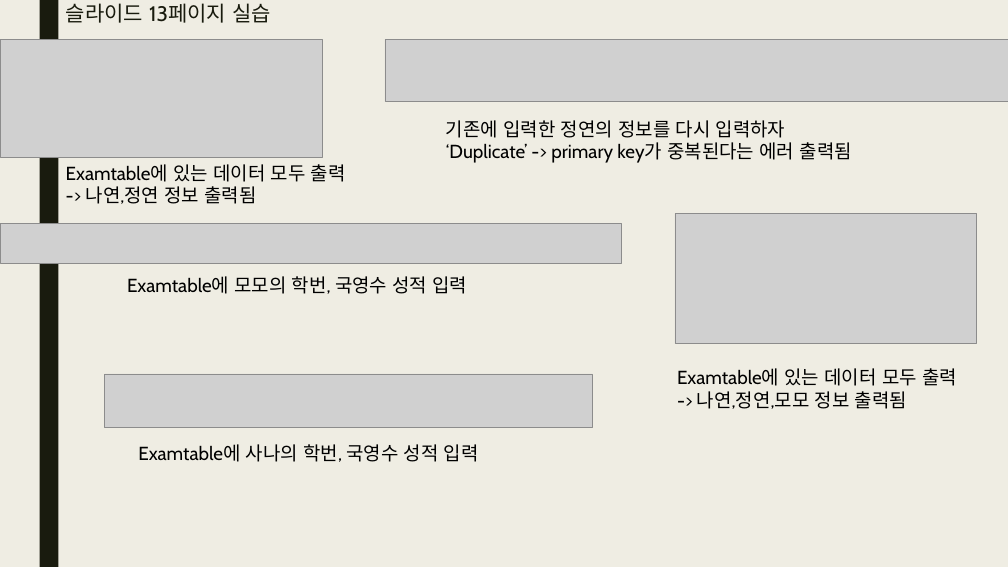
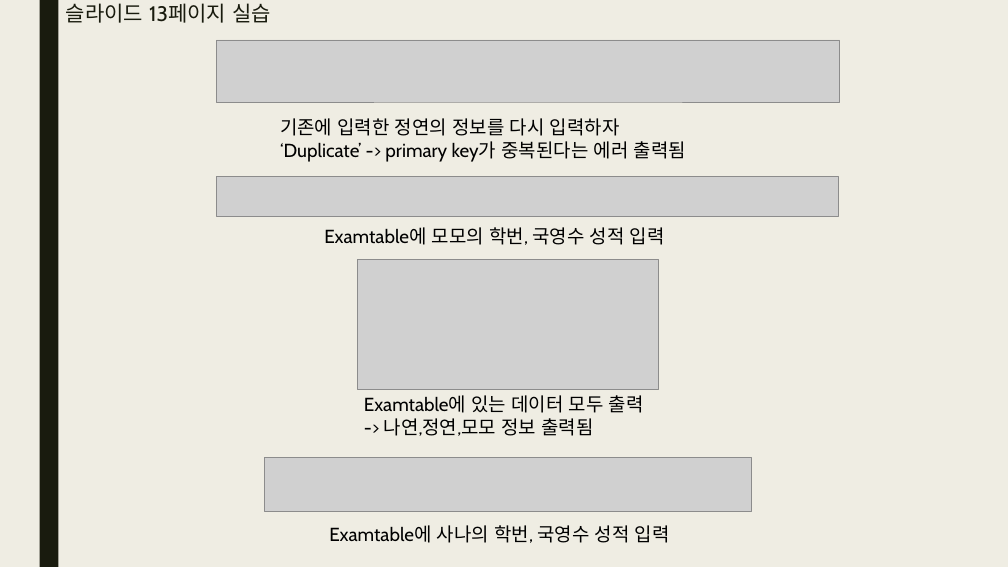
Before and after one commit to bino0130/politec-database, a slide deck: slide 5 of 데이터베이스프로그래밍 과제/20230508 데이터베이스 1강 과제 남정현.pptx. Drawn at 1008x567 pixels with LibreOffice and Linux fonts; fonts in the diff are those of the drawing; grey boxes stand for pictures. Boxes give left, top, right and bottom in pixels: in the first picture for what was removed or moved away, otherwise in the second. Text is boxed around its words. In the diff, an @@ line names an element or a change of style, - is before the commit and + after.

```diff
--- a/데이터베이스프로그래밍 과제/20230508 데이터베이스 1강 과제 남정현.pptx
+++ b/데이터베이스프로그래밍 과제/20230508 데이터베이스 1강 과제 남정현.pptx
@@ picture removed at <box>0,39,322,157</box> @@
@@ picture: place and size @@
-picture at <box>385,39,1008,101</box>
+picture at <box>217,40,840,102</box>
@@ text "기존에 입력한 정연의 정보를 다시 ...": place and size @@
-text "기존에 입력한 정연의 정보를 다시 ..." at <box>446,120,852,163</box>
+text "기존에 입력한 정연의 정보를 다시 ..." at <box>280,118,686,162</box>
@@ text removed at <box>66,164,346,204</box> @@
-Examtable에 있는 데이터 모두 출력
--> 나연,정연 정보 출력됨
@@ picture: place and size @@
-picture at <box>0,224,622,263</box>
+picture at <box>217,177,839,216</box>
@@ text "Examtable에 모모의 학번, 국영수 성적 ...": place and size @@
-text "Examtable에 모모의 학번, 국영수 성적 ..." at <box>127,276,468,294</box>
+text "Examtable에 모모의 학번, 국영수 성적 ..." at <box>324,227,665,245</box>
@@ picture: place and size @@
-picture at <box>675,213,977,343</box>
+picture at <box>357,259,659,389</box>
@@ text "Examtable에 있는 데이터 모두 출력": place and size @@
-text "Examtable에 있는 데이터 모두 출력" at <box>677,368,957,409</box>
+text "Examtable에 있는 데이터 모두 출력" at <box>364,395,644,436</box>
@@ picture: place and size @@
-picture at <box>104,374,592,428</box>
+picture at <box>264,457,752,511</box>
@@ text "Examtable에 사나의 학번, 국영수 성적 ...": place and size @@
-text "Examtable에 사나의 학번, 국영수 성적 ..." at <box>138,444,479,462</box>
+text "Examtable에 사나의 학번, 국영수 성적 ..." at <box>329,525,670,543</box>
```
Also in this commit, not shown: 6 other slides changed, 6 slides added, 13 other files.
